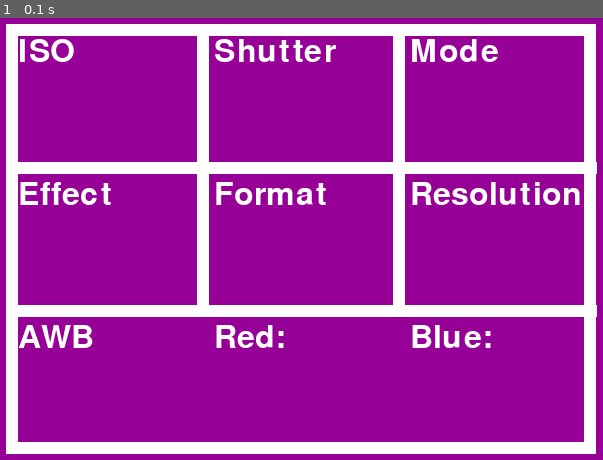
Above: before the commit, frame 1.
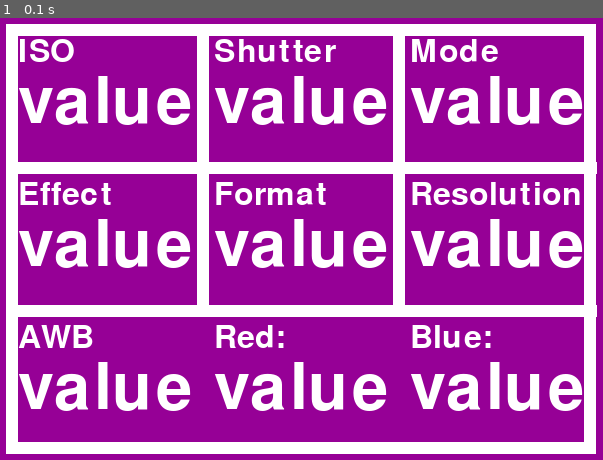
Above: after the commit, the same moment.

Repository: phileasdg/OpenMosseCam
Game: pygame game, started from pygame UI tests/pygame_pi_UI_test_2.py
Two runs of this game, one before a commit and one after it. Both use one fixed random seed, a clock stepped at 60 frames per second and the inputs below.
Inputs:
- Up to frame 1 (0.1 s): no input

The runs differ from the first frame. In frame 1, 12% of the frame differs, in the area x 3-97%, y 13-89%.

Commit message:
Progress in the display design on _pi_UI_test_2.py:
Added placeholder text for the values of the settings in the settings menu. Programmed the text to appear more or less where it should. Needs to be edjusted and re-written as a formula.

Diff:
--- a/pygame UI tests/pygame_pi_UI_test_2.py
+++ b/pygame UI tests/pygame_pi_UI_test_2.py
@@ -51,8 +51,8 @@
     pygame.draw.line(DISPLAYSURF, WHITE, (a+2*horizontalThird, a), (a+2*horizontalThird, a+2*verticalThird), lineThickness)  # point A, point B, thickness
 
     # display text settings headers
-    fontObjHeaders = pygame.font.Font("freesansbold.ttf", int(widthOfFrame/18))  # font, font size TODO: figure out formula for font size
-    # TODO: sfontObjSettings = pygame.font.Font("freesansbold.ttf", int(widthOfFrame/18))  # font, font size TODO: figure out formula for font size
+    fontObjHeaders = pygame.font.Font("freesansbold.ttf", int(widthOfFrame/18))  # font, font size
+    fontObjSettings = pygame.font.Font("freesansbold.ttf", int(widthOfFrame/9))  # font, font size
 
     for k, v in settingsXY.items():
         k = fontObjHeaders.render(k, True, WHITE)  # text, anti-aliasing, text colour, bg colour
@@ -60,6 +60,14 @@
         textRectObj.topleft = (v)
 
         DISPLAYSURF.blit(k, textRectObj)
+
+        ValueString = fontObjSettings.render("value", True, WHITE)  # TODO: Make this text flow from the camera settings.
+        ValueStringtextRectObj = ValueString.get_rect()
+        ValueStringXYtoSum = [(0, 35), v]  # TODO: Make this a formula
+        ValueStringXY = [sum(i) for i in zip(*ValueStringXYtoSum)]
+        ValueStringtextRectObj.topleft = (ValueStringXY)
+
+        DISPLAYSURF.blit(ValueString, ValueStringtextRectObj)
 
 # setup functions calling
 draw_settings_menu()
